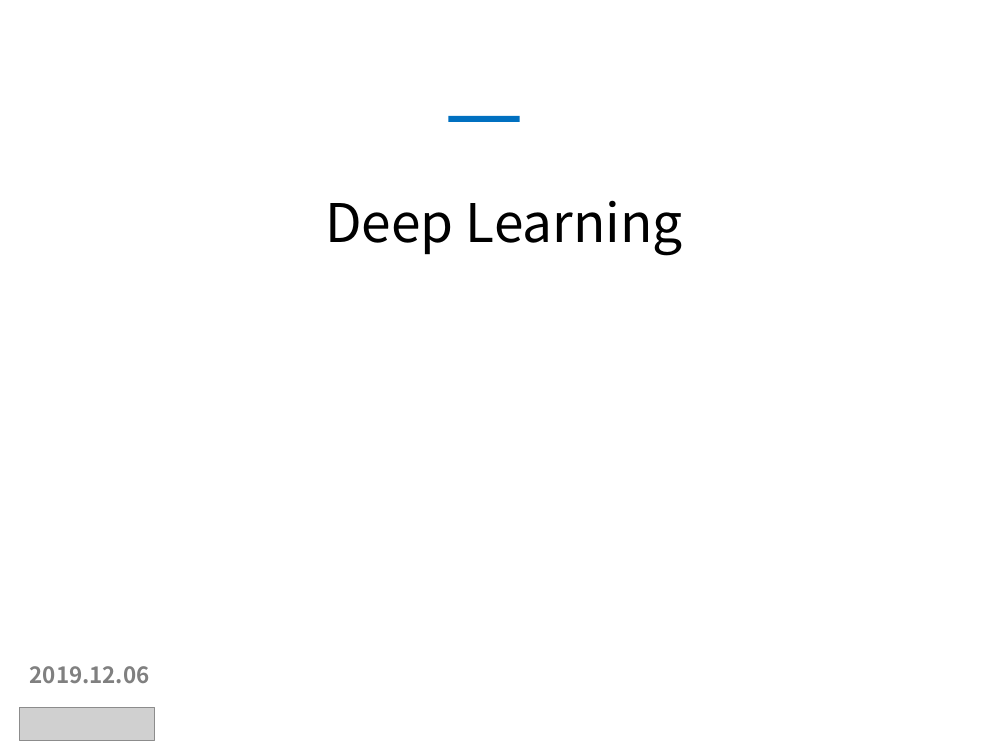
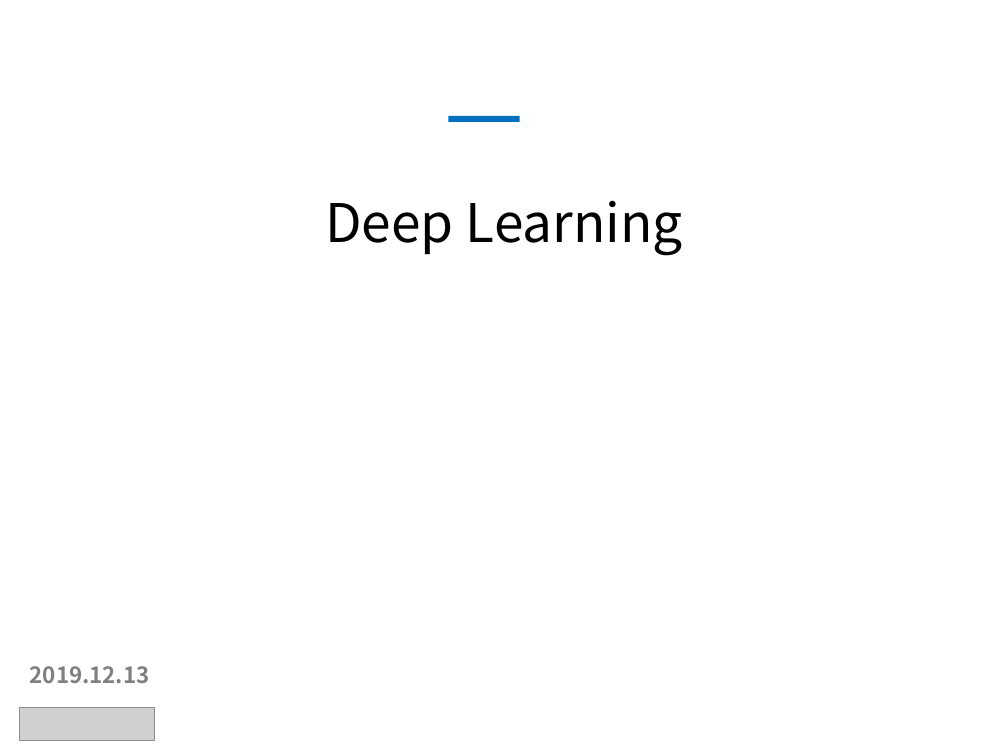
Before and after one commit to Heechul90/Deep_Learning, a slide deck: slide 1 of Study/정리/Deep Learning02.pptx. Drawn at 1008x756 pixels with LibreOffice and Linux fonts; fonts in the diff are those of the drawing; grey boxes stand for pictures; background and template pictures are left out. Boxes give left, top, right and bottom in pixels: in the first picture for what was removed or moved away, otherwise in the second. Text is boxed around its words. In the diff, an @@ line names an element or a change of style, - is before the commit and + after.

```diff
--- a/Study/정리/Deep Learning02.pptx
+++ b/Study/정리/Deep Learning02.pptx
@@ text at <box>30,666,150,683</box>: text changed @@
-2019.12.06
+2019.12.13
```
Also in this commit, not shown: 3 other slides changed, 1 other file.
